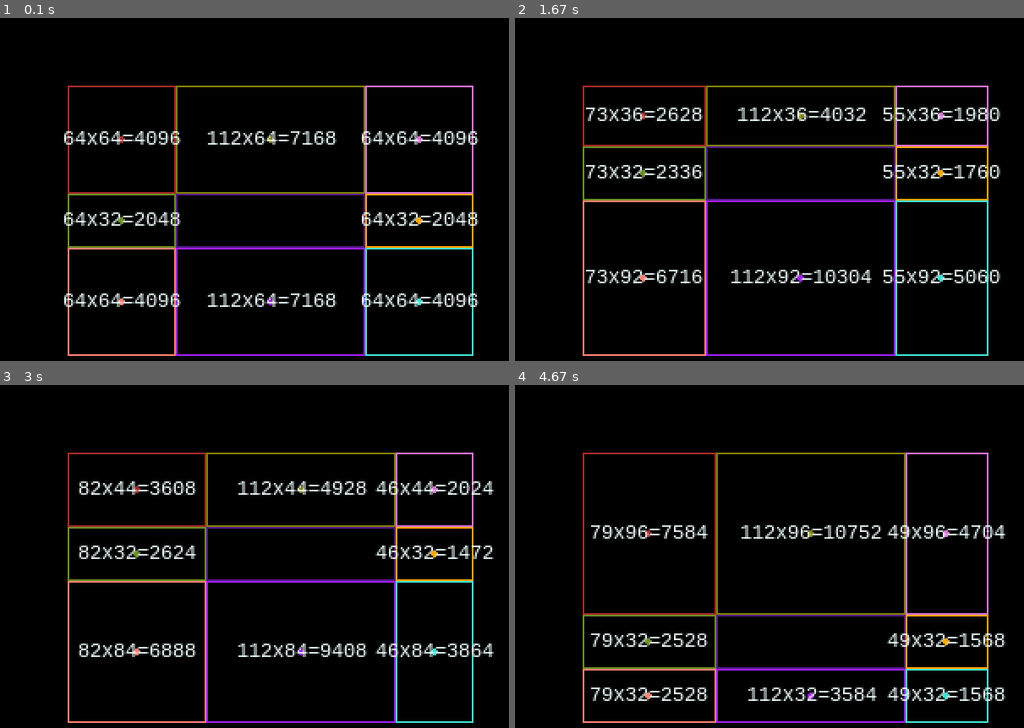
Above: before the commit, frames 1-4 (two rows, left to right).
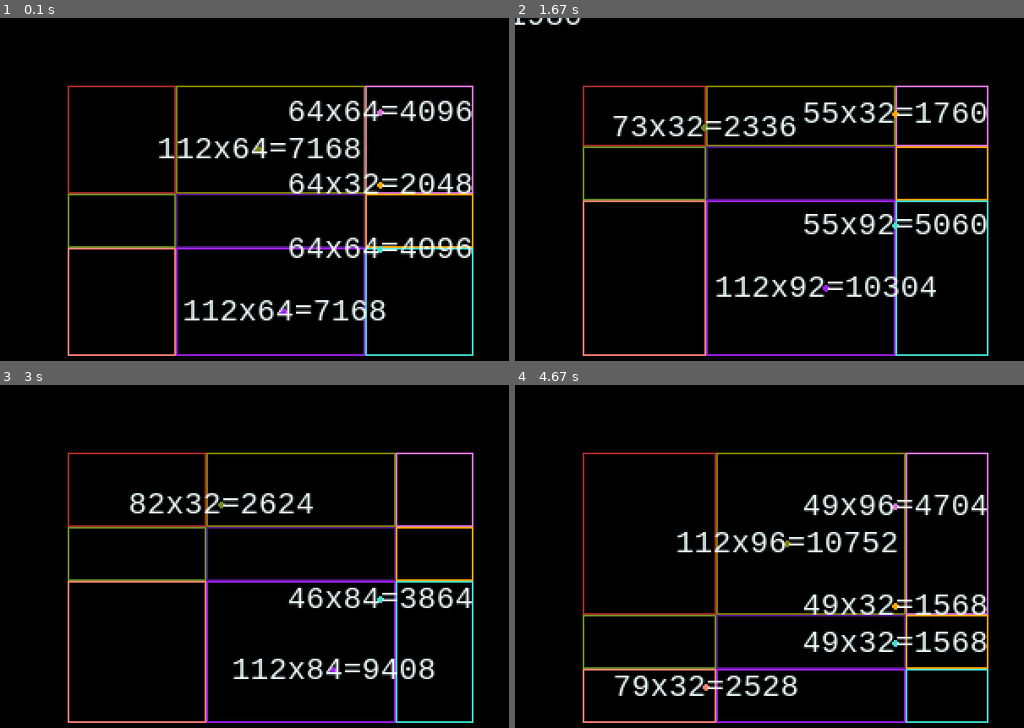
Above: after the commit, the same moments.

Repository: hitbox/scratch
Game: pygame game, started from pygame/negative_rect.py
Same seed, same stepped clock (60 frames per second), same inputs: the game is played once before the commit and once after it.
Inputs (mouse positions are in pixels of both pictures, inside the frame that each line leads up to):
- Up to frame 1 (0.1 s): no input
- Up to frame 2 (1.67 s): press the mouse at (784, 220) at 0.37 s; move the mouse to (703, 189) at 0.47 s; release the mouse at (616, 158) at 0.6 s; press the mouse at (784, 220) at 0.7 s; move the mouse to (810, 271) at 0.8 s; release the mouse at (835, 323) at 0.93 s; press the mouse at (784, 220) at 1.03 s; move the mouse to (805, 172) at 1.13 s; release the mouse at (820, 127) at 1.27 s; press the mouse at (810, 271) at 1.37 s; move the mouse to (800, 172) at 1.47 s; release the mouse at (789, 76) at 1.6 s
- Up to frame 3 (3 s): press the mouse at (285, 539) at 1.7 s; move the mouse to (269, 638) at 1.8 s; release the mouse at (outside the picture) at 1.93 s; press the mouse at (269, 638) at 2.53 s; move the mouse to (300, 553) at 2.63 s; release the mouse at (330, 470) at 2.77 s
- Up to frame 4 (4.67 s): press the mouse at (815, 553) at 3.87 s; move the mouse to (825, 542) at 3.97 s; release the mouse at (835, 529) at 4.1 s; press the mouse at (825, 542) at 4.2 s; move the mouse to (825, 553) at 4.3 s; release the mouse at (825, 563) at 4.43 s; press the mouse at (830, 563) at 4.53 s; move the mouse to (810, 642) at 4.63 s

The runs differ from the first frame. In frame 1, 8.6% of the frame differs, in the area x 12-95%, y 24-89%; in frame 2, 7.3%; in frame 3, 6.8%; in frame 4, 8.2%.

Commit message:
pygame/negative_rect.py
- busted apart into engine and state
- began collisions with walls
- probably need to sign the overlap vector according to direction of
  overlap

Diff:
--- a/pygame/negative_rect.py
+++ b/pygame/negative_rect.py
@@ -8,6 +8,178 @@
     import pygame
 
 sides = op.attrgetter('top', 'right', 'bottom', 'left')
+
+COLORS = [
+    'brown',
+    'olive',
+    'orchid',
+    'orange',
+    'turquoise',
+    'purple',
+    'salmon',
+    'olivedrab',
+    'teal',
+]
+
+FRAMERATE = 60
+
+class Engine:
+
+    def __init__(self):
+        self.running = False
+
+    def run(self, state):
+        state.start(engine=self)
+        self.running = True
+        while self.running:
+            state.update()
+
+    def stop(self):
+        self.running = False
+
+
+class Demo:
+
+    def __init__(self, scale, framerate, fontsize):
+        self.scale = scale
+        self.framerate = framerate
+        self.fontsize = fontsize
+        self.clock = pygame.time.Clock()
+
+    def start(self, engine):
+        self.engine = engine
+        self.screen = pygame.display.get_surface()
+        self.window = self.screen.get_rect()
+        self.size = self.screen.get_size()
+        self.font = pygame.font.SysFont('monospace', self.fontsize)
+
+        size = tuple(map(lambda x: x / self.scale, self.window.size))
+        self.buffer = pygame.Surface(size)
+        self.world = self.buffer.get_rect()
+        self.space = self.world.inflate((-min(self.world.size)//3,)*2)
+        self.walls = [
+            make_rect(self.space, bottom=self.space.top),
+            make_rect(self.space, left=self.space.right),
+            make_rect(self.space, top=self.space.bottom),
+            make_rect(self.space, right=self.space.left),
+        ]
+
+        refrect = self.space.inflate((-min(self.space.size)//1.25,)*2)
+        refrect.normalize()
+
+        self.draggables = [refrect.copy()]
+        self.dragging = None
+
+    def update(self):
+        # update
+        margins = list(map(
+            pygame.Rect,
+            filter(
+                lambda other: validate_inside(other, self.space),
+                margin_rects(self.draggables, self.space)
+            )
+        ))
+        # create labels
+        text_blits = []
+        for rect, color in zip(margins, COLORS):
+            pygame.draw.rect(self.buffer, color, rect, 1)
+            text = f'{rect.width}x{rect.height}={rect.width*rect.height}'
+            image = self.font.render(text, True, 'azure')
+            rect = image.get_rect(center=rect.center)
+            text_blits.append((image, rect))
+        # separate text labels
+        while True:
+            rects = list(rect for _, rect in text_blits)
+            rects += self.walls
+            if not any(r1.colliderect(r2) for r1, r2 in it.combinations(rects, 2)):
+                break
+            for r1, r2 in it.combinations(rects, 2):
+                if r1.colliderect(r2):
+                    overlap = pygame.Vector2(r1.clip(r2).size)
+                    if r1 in self.walls:
+                        r2.topleft -= overlap
+                    elif r2 in self.walls:
+                        r1.topleft -= overlap
+                    else:
+                        r1.topleft -= overlap / 2
+                        r2.topleft += overlap / 2
+        # drawing
+        self.clear_screen()
+        self.draw_draggables()
+        self.draw_margins(margins)
+        # draw text labels
+        for (image, rect), color in zip(text_blits, COLORS):
+            pygame.draw.circle(self.buffer, color, rect.center, 2)
+            self.buffer.blit(image, rect)
+        # scale and update display
+        pygame.transform.scale(self.buffer, self.window.size, self.screen)
+        pygame.display.flip()
+        for event in pygame.event.get():
+            event_name = pygame.event.event_name(event.type)
+            method_name = f'do_{event_name.lower()}'
+            method = getattr(self, method_name, None)
+            if method is not None:
+                method(event)
+        self.clock.tick(self.framerate)
+
+    def do_quit(self, event):
+        self.engine.stop()
+
+    def do_keydown(self, event):
+        pygame.event.post(pygame.event.Event(pygame.QUIT))
+
+    def do_mousebuttonup(self, event):
+        self.dragging = None
+
+    def do_mousebuttondown(self, event):
+        world_pos = map(lambda x: x / self.scale, event.pos)
+        for rect in self.draggables:
+            if rect.collidepoint(*world_pos):
+                self.dragging = rect
+                break
+        else:
+            self.dragging = None
+
+    def do_mousemotion(self, event):
+        if not (event.buttons[0] and self.dragging):
+            return
+        # left button down and moving
+        delta = pygame.Vector2(*map(lambda x: x / self.scale, event.rel))
+        # validate new position for margin area size
+        testrect = pygame.Rect(self.dragging.topleft + delta, self.dragging.size)
+        _margins = map(pygame.Rect, margin_rects([testrect], self.space))
+        # all areas > x and there are valid margin rects all around
+        valid_move = all(
+            validate_inside(rect, self.space) and area(rect) > 1000
+            for rect in _margins
+        )
+        if valid_move:
+            self.dragging.topleft += delta
+
+    def clear_screen(self):
+        self.buffer.fill('black')
+
+    def draw_walls(self):
+        for rect in self.walls:
+            pygame.draw.rect(self.buffer, 'lime', rect, 1)
+
+    def draw_draggables(self):
+        for rect in self.draggables:
+            pygame.draw.rect(self.buffer, 'purple4', rect, 1)
+
+    def draw_margins(self, margins):
+        for rect, color in zip(margins, COLORS):
+            pygame.draw.rect(self.buffer, color, rect, 1)
+
+
+def make_rect(rect=None, **kwargs):
+    if rect is None:
+        rect = pygame.Rect((0,)*4)
+    else:
+        rect = rect.copy()
+    for key, val in kwargs.items():
+        setattr(rect, key, val)
+    return rect
 
 def rect_from_points(x1, y1, x2, y2):
     w = x2 - x1
@@ -55,106 +227,6 @@
 def area(rect):
     return rect.width * rect.height
 
-def run(size, scale):
-    pygame.font.init()
-    width, height = size
-    screen = pygame.display.set_mode((width*scale, height*scale))
-    buffer = pygame.Surface((width, height))
-    window = buffer.get_rect()
-    clock = pygame.time.Clock()
-    framerate = 60
-    font = pygame.font.SysFont('monospace', 12)
-    space = window.inflate((-min(window.size)//3,)*2)
-    colors = [
-        'brown',
-        'olive',
-        'orchid',
-        'orange',
-        'turquoise',
-        'purple',
-        'salmon',
-        'olivedrab',
-        'teal',
-    ]
-    refrect = space.inflate((-min(space.size)//1.25,)*2)
-    refrect.normalize()
-    draggables = [refrect.copy()]
-
-    dragging = None
-    running = True
-    while running:
-        margins = list(map(
-            pygame.Rect,
-            filter(
-                lambda other: validate_inside(other, space),
-                margin_rects(draggables, space)
-            )
-        ))
-        # create labels
-        text_blits = []
-        for rect, color in zip(margins, colors):
-            pygame.draw.rect(buffer, color, rect, 1)
-            text = f'{rect.width}x{rect.height}={rect.width*rect.height}'
-            image = font.render(text, True, 'azure')
-            rect = image.get_rect(center=rect.center)
-            text_blits.append((image, rect))
-        # separate text labels
-        while True:
-            rects = list(rect for _, rect in text_blits)
-            if not any(r1.colliderect(r2) for r1, r2 in it.combinations(rects, 2)):
-                break
-            for r1, r2 in it.combinations(rects, 2):
-                if r1.colliderect(r2):
-                    overlap = pygame.Vector2(r1.clip(r2).size)
-                    r1.topleft -= overlap / 2
-                    r2.topleft += overlap / 2
-                    # TODO
-                    # - also constrain to window
-        # drawing
-        buffer.fill('black')
-        # draw draggables
-        for rect in draggables:
-            pygame.draw.rect(buffer, 'purple4', rect, 1)
-        for rect, color in zip(margins, colors):
-            pygame.draw.rect(buffer, color, rect, 1)
-        # draw text labels
-        for (image, rect), color in zip(text_blits, colors):
-            pygame.draw.circle(buffer, color, rect.center, 2)
-            buffer.blit(image, rect)
-        # scale and update display
-        pygame.transform.scale(buffer, (width*scale, height*scale), screen)
-        pygame.display.flip()
-        # events
-        for event in pygame.event.get():
-            if event.type == pygame.QUIT:
-                running = False
-            elif event.type == pygame.KEYDOWN:
-                pygame.event.post(pygame.event.Event(pygame.QUIT))
-            elif event.type == pygame.MOUSEBUTTONUP:
-                dragging = None
-            elif event.type == pygame.MOUSEBUTTONDOWN:
-                world_pos = map(lambda x: x / scale, event.pos)
-                for rect in draggables:
-                    if rect.collidepoint(*world_pos):
-                        dragging = rect
-                        break
-                else:
-                    dragging = None
-            elif event.type == pygame.MOUSEMOTION and event.buttons[0] and dragging:
-                # left button down and moving
-                delta = pygame.Vector2(*map(lambda x: x / scale, event.rel))
-                # validate new position for margin area size
-                testrect = pygame.Rect(dragging.topleft + delta, dragging.size)
-                _margins = map(pygame.Rect, margin_rects([testrect], space))
-                # all areas > x and there are valid margin rects all around
-                valid_move = all(
-                    validate_inside(rect, space) and area(rect) > 1000
-                    for rect in _margins
-                )
-                if valid_move:
-                    dragging.topleft += delta
-        clock.tick(framerate)
-
 def size_type(string):
     return tuple(map(int, string.replace(',', ' ').split()))
 
@@ -163,7 +235,15 @@
     parser.add_argument('--size', type=size_type, default='320 240')
     parser.add_argument('--scale', type=int, default='2')
     args = parser.parse_args(argv)
-    run(args.size, args.scale)
+
+    width, height = args.size
+
+    pygame.font.init()
+    screen = pygame.display.set_mode((width*args.scale, height*args.scale))
+
+    state = Demo(args.scale, FRAMERATE, 18)
+    engine = Engine()
+    engine.run(state)
 
 if __name__ == '__main__':
     main()
